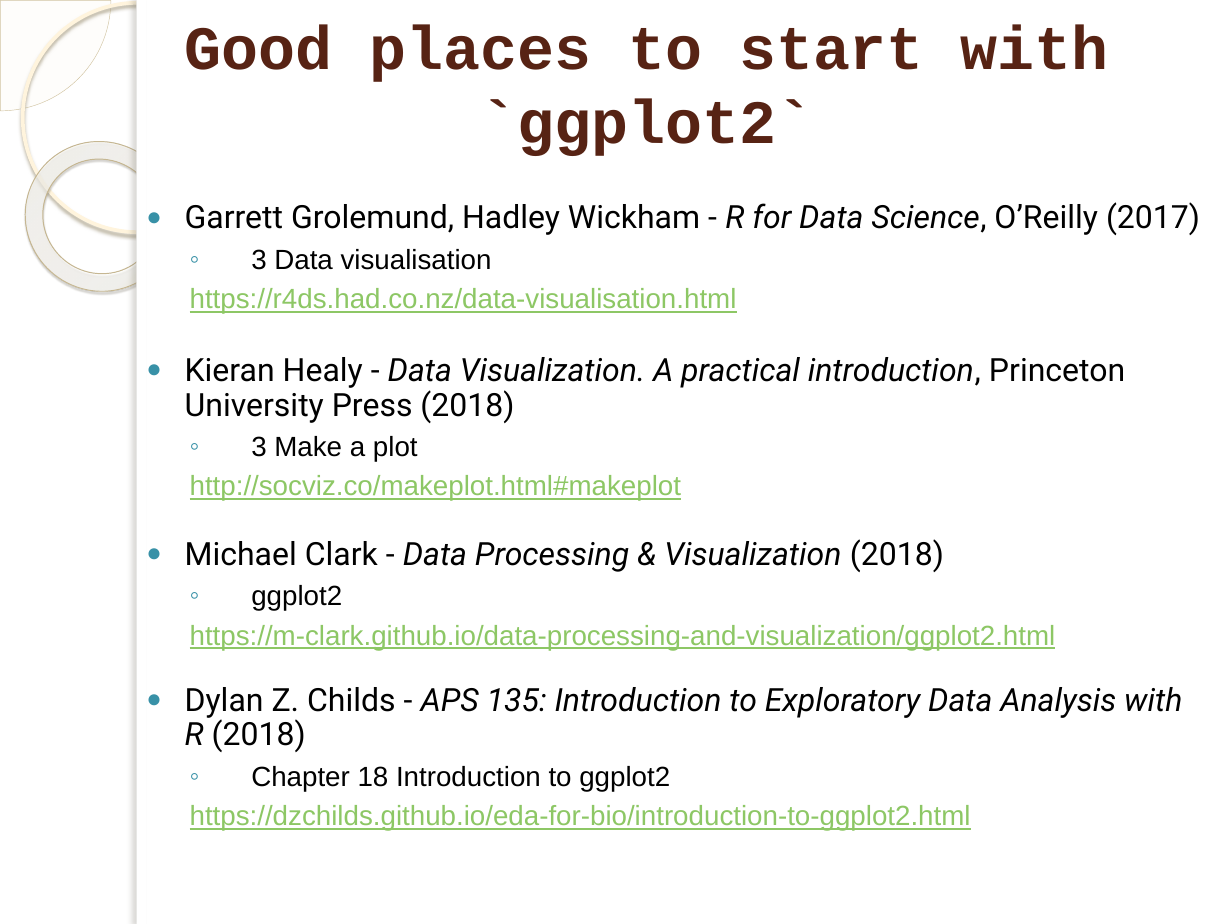
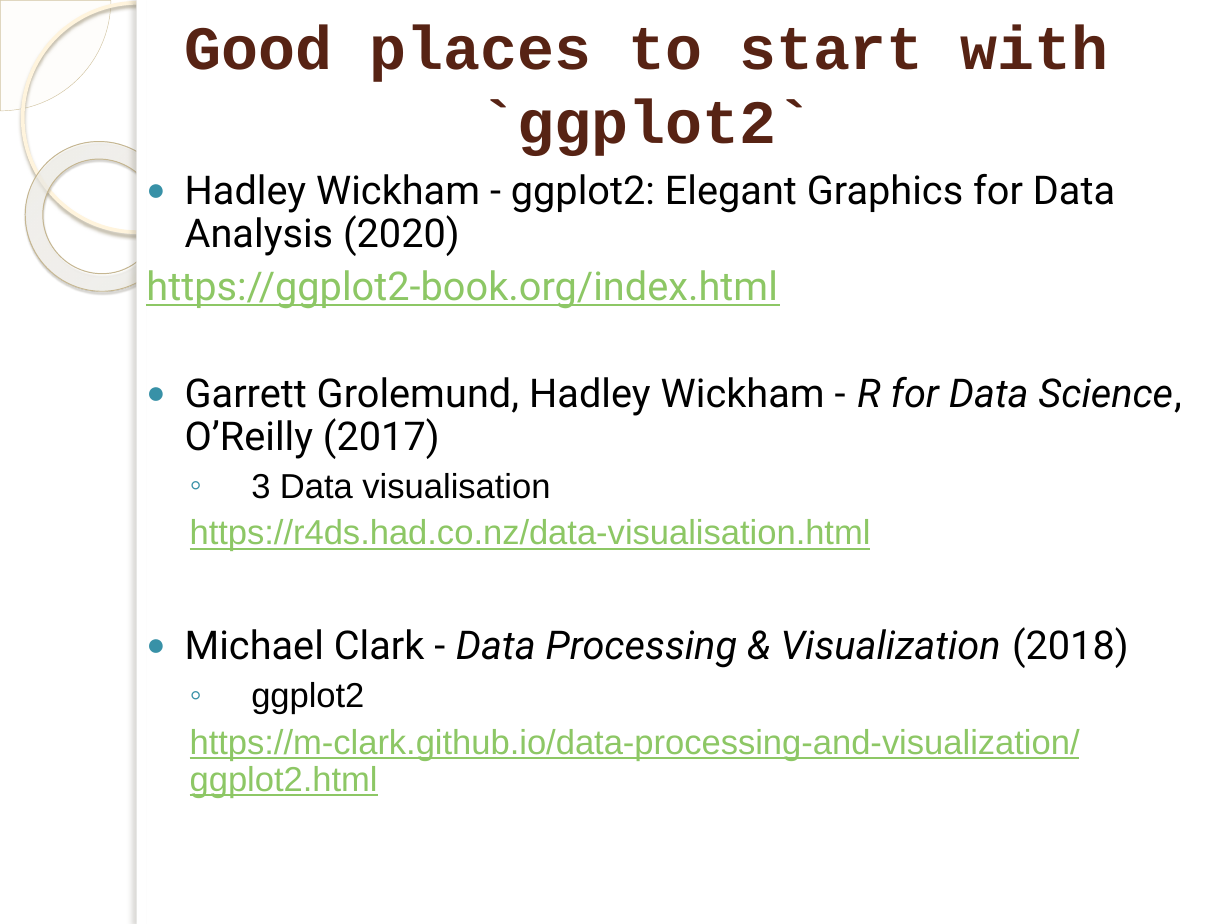
Before and after one commit to marinfotache/Data-Processing-Analysis-Science-with-R, a slide deck: slide 4 of 08 Data Visualization with -mostly- ggplot2/08_ggplot2.pptx. Drawn at 1232x924 pixels with LibreOffice and Linux fonts; fonts in the diff are those of the drawing; background and template pictures are left out. Boxes give left, top, right and bottom in pixels: in the first picture for what was removed or moved away, otherwise in the second. Text is boxed around its words. In the diff, an @@ line names an element or a change of style, - is before the commit and + after.

```diff
--- a/08 Data Visualization with -mostly- ggplot2/08_ggplot2.pptx
+++ b/08 Data Visualization with -mostly- ggplot2/08_ggplot2.pptx
@@ text "Hadley Wickham - ggplot2: Elegant ...": place and size @@
-text "Hadley Wickham - ggplot2: Elegant ..." at <box>185,202,1200,831</box>
+text "Hadley Wickham - ggplot2: Elegant ..." at <box>146,174,1181,798</box>
@@ text at <box>146,174,1115,308</box>: paragraphs added @@
+● Hadley Wickham - ggplot2: Elegant Graphics for Data Analysis (2020)
+https://ggplot2-book.org/index.html
@@ text at <box>185,357,1125,501</box>: paragraphs removed @@
-● Kieran Healy - Data Visualization. A practical introduction, Princeton University Press (2018)
-  ◦ 3 Make a plot
-  http://socviz.co/makeplot.html#makeplot
@@ text at <box>185,376,1181,798</box>: size 18.8 to 23.2 pt in "Garrett Grolemund, Hadley Wickham - R for ...", "Michael Clark - Data Processing & Visualization ..."; size 16.2 to 20.1 pt in "3 Data visualisation", "https://r4ds.had.co.nz/data-visualisation.html", "ggplot2", "https://m-clark.github.io/data-processing-and-visualization/ ..." @@
@@ text at <box>185,687,1182,831</box>: paragraphs removed @@
-● Dylan Z. Childs - APS 135: Introduction to Exploratory Data Analysis with R (2018)
-  ◦ Chapter 18 Introduction to ggplot2
-  https://dzchilds.github.io/eda-for-bio/introduction-to-ggplot2.html
```
Also in this commit, not shown: 1 other slide changed, 1 slide added.
